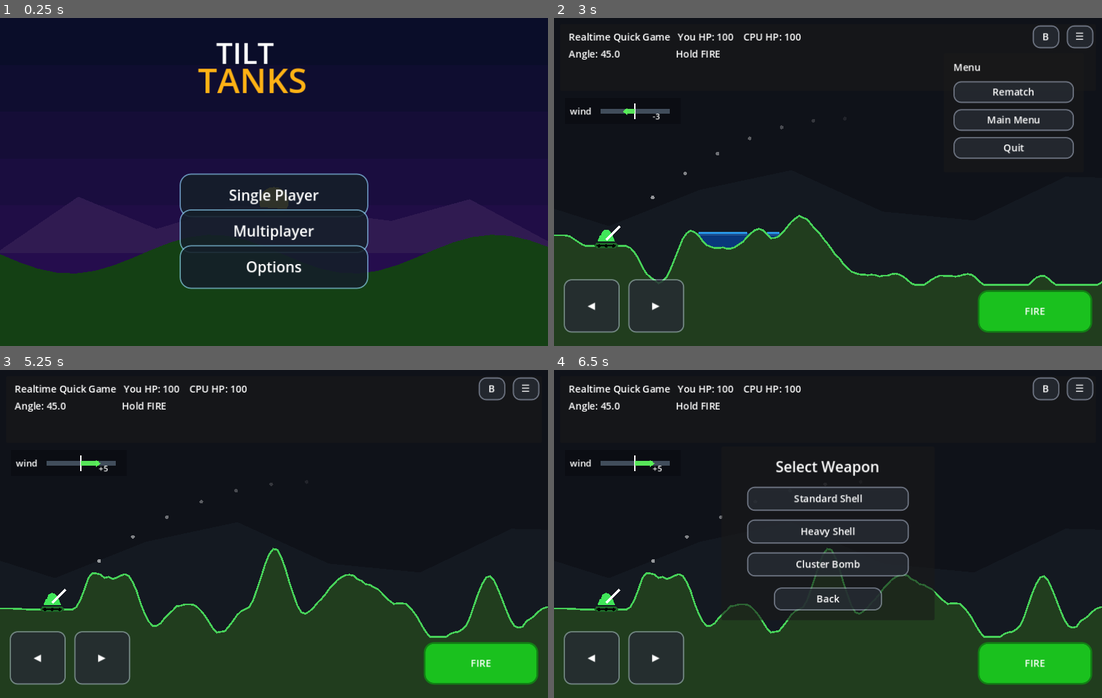
Above: before the commit, frames 1-4 (two rows, left to right).
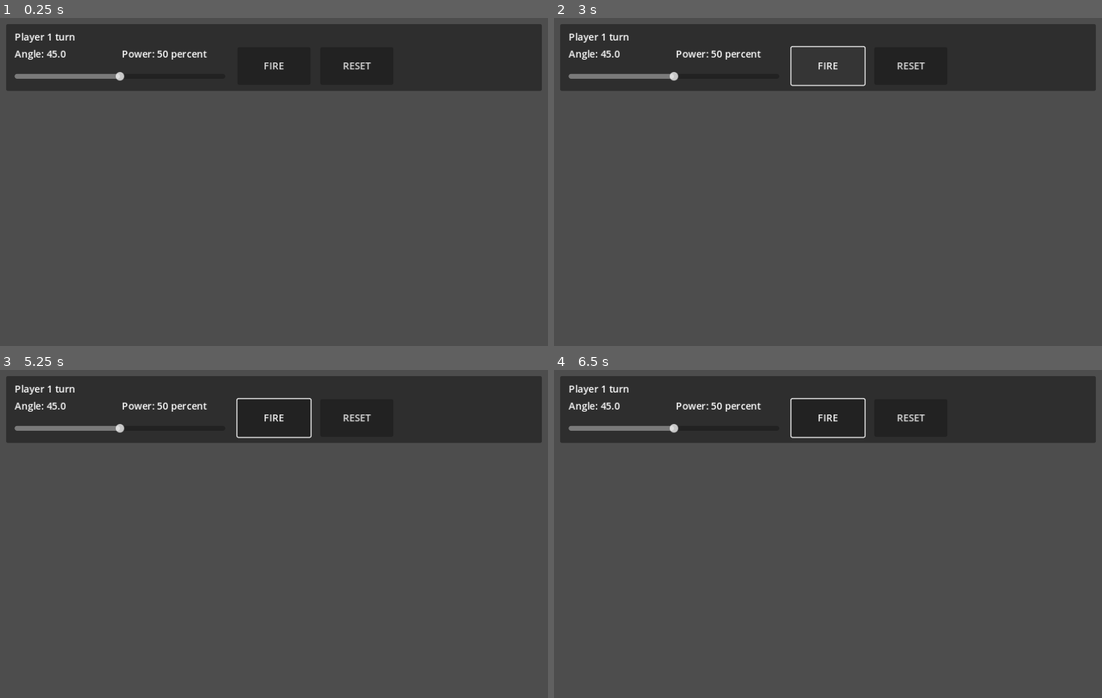
Above: after the commit, the same moments.

Repository: nwrowe/tilt-tanks
Game: Godot game, scene res://scenes/Main.tscn
The game is run twice, just before and just after one commit, with the same random seed, the same clock (stepped at 60 frames per second) and the same inputs.
Inputs (mouse positions are in pixels of both pictures, inside the frame that each line leads up to):
- Up to frame 1 (0.25 s): no input
- Up to frame 2 (3 s): click (828, 195) at 0.5 s, where only the run before the commit has a clickable "Single Player"; click (828, 208) at 1.25 s, where only the run before the commit has a clickable "Quick Game"; click (1080, 37) at 2 s, where only the run before the commit has a clickable "☰"; click "FIRE" at 2.75 s
- Up to frame 3 (5.25 s): click (38, 658) at 3.5 s, where only the run before the commit has a clickable "◀"; click (104, 658) at 4.25 s, where only the run before the commit has a clickable "▶"; click (460, 445) at 5 s, where only the run before the commit has a clickable "Rematch"
- Up to frame 4 (6.5 s): click (1047, 389) at 5.75 s, where only the run before the commit has a clickable "B"

The runs differ from the first frame. In frame 1, 97% of the frame differs, in the area x 0-100%, y 0-100%; in frame 2, 94%; in frame 3, 96%; in frame 4, 95%.
Error after the commit: Parse Error: Could not resolve class "res://scripts/MainHybridModes15.gd". (res://scripts/core/MainGame.gd:1)

Commit message:
Inline MainHybridModes realtime bridge into 4

Diff:
--- a/scripts/MainHybridModes4.gd
+++ b/scripts/MainHybridModes4.gd
@@ -1,11 +1,27 @@
-extends "res://scripts/MainHybridModes.gd"
+extends "res://scripts/MainWithAI2.gd"
 
 # Consolidated compatibility layer while flattening the legacy chain.
-# MainHybridModes3 and MainHybridModes2 compatibility pieces have been folded
-# here while preserving the restored realtime hold-to-charge loop.
+# MainHybridModes, MainHybridModes3, and MainHybridModes2 compatibility pieces
+# have been folded here while preserving the restored realtime hold-to-charge loop.
+
+const GAME_MODE_SINGLE_PLAYER_REALTIME: int = 2
 
 const WIND_DISPLAY_MAX: float = 10.0
 const WIND_METER_MAX_ACCEL: float = MAX_WIND_ACCEL
+
+const RT_PLAYER_FIRE_COOLDOWN_MAX: float = 4.0
+const RT_AI_FIRE_COOLDOWN_MAX: float = 5.6
+const RT_MOVEMENT_ENERGY_MAX: float = 3.0
+const RT_MOVEMENT_RECHARGE_RATE: float = 0.55
+const RT_MOVEMENT_DRAIN_RATE: float = 1.0
+const RT_AI_AIM_ERROR_ANGLE: float = 8.5
+const RT_AI_AIM_ERROR_POWER: float = 14.0
+const RT_AI_SCORE_RANDOMNESS: float = 130.0
+const RT_AI_MOVE_COOLDOWN_MAX: float = 4.0
+const RT_AI_MOVE_CHANCE: float = 0.50
+const RT_AI_MOVE_SPEED: float = 42.0
+const RT_MOVEMENT_EXHAUST_COOLDOWN_MAX: float = 3.0
+const RT_MAX_ACTIVE_PROJECTILES: int = 6
 
 const STEAM_PUFF_LIFETIME: float = 0.95
 const STEAM_PUFF_RISE_SPEED: float = 34.0
@@ -13,20 +29,43 @@
 const STEAM_PUFF_START_RADIUS: float = 4.0
 const STEAM_PUFF_END_RADIUS: float = 13.0
 
-const RT_MOVEMENT_EXHAUST_COOLDOWN_MAX: float = 3.0
-const RT_MAX_ACTIVE_PROJECTILES: int = 6
+var rt_player_fire_cooldown: float = 0.0
+var rt_ai_fire_cooldown: float = 2.2
+var rt_movement_energy: float = RT_MOVEMENT_ENERGY_MAX
+var rt_ai_move_cooldown: float = 1.0
+var rt_ai_target_x: float = 0.0
+var rt_projectile_owner: int = HUMAN_PLAYER_INDEX
+var rt_projectiles: Array[Dictionary] = []
+var rt_movement_exhaust_cooldown: float = 0.0
 
 var steam_puffs: Array[Dictionary] = []
 var steam_spawn_timer: float = 0.0
 var movement_was_overheated: bool = false
-var rt_projectiles: Array[Dictionary] = []
-var rt_movement_exhaust_cooldown: float = 0.0
 
 func _on_mobile_fire_pressed() -> void:
 	return
 
+func _on_quick_game_pressed() -> void:
+	game_mode = GAME_MODE_SINGLE_PLAYER_REALTIME
+	_start_game(true)
+
+func _start_game(is_single_player: bool) -> void:
+	super._start_game(is_single_player)
+	if game_mode == GAME_MODE_SINGLE_PLAYER_REALTIME:
+		_setup_realtime_single_player()
+
 func _setup_realtime_single_player() -> void:
-	super._setup_realtime_single_player()
+	current_player = HUMAN_PLAYER_INDEX
+	rt_player_fire_cooldown = 0.0
+	rt_ai_fire_cooldown = rng.randf_range(2.0, RT_AI_FIRE_COOLDOWN_MAX)
+	rt_movement_energy = RT_MOVEMENT_ENERGY_MAX
+	rt_ai_move_cooldown = rng.randf_range(1.0, RT_AI_MOVE_COOLDOWN_MAX)
+	rt_ai_target_x = tank_positions[AI_PLAYER_INDEX].x
+	angle_deg = player_angles[HUMAN_PLAYER_INDEX]
+	power_percent = player_power_percents[HUMAN_PLAYER_INDEX]
+	power = _power_from_percent(power_percent)
+	if power_slider != null:
+		power_slider.value = power_percent
 	steam_puffs.clear()
 	steam_spawn_timer = 0.0
 	movement_was_overheated = false
@@ -43,6 +82,15 @@
 	rt_projectiles.clear()
 	rt_movement_exhaust_cooldown = 0.0
 
+func _process(delta: float) -> void:
+	if menu_state != MENU_STATE_GAME:
+		queue_redraw()
+		return
+	if game_mode == GAME_MODE_SINGLE_PLAYER_REALTIME:
+		_process_realtime_single_player(delta)
+		return
+	super._process(delta)
+
 func _process_realtime_single_player(delta: float) -> void:
 	if Input.is_key_pressed(KEY_R):
 		reset_match()
@@ -71,6 +119,13 @@
 
 func _update_realtime_fire_charge(delta: float) -> void:
 	return
+
+func _update_realtime_power() -> void:
+	power_percent = float(power_slider.value) if power_slider != null and power_slider.visible else power_percent
+	power = _power_from_percent(power_percent)
+	player_angles[HUMAN_PLAYER_INDEX] = angle_deg
+	player_power_percents[HUMAN_PLAYER_INDEX] = power_percent
+	player_powers[HUMAN_PLAYER_INDEX] = power
 
 func _update_realtime_cooldowns(delta: float) -> void:
 	rt_player_fire_cooldown = maxf(0.0, rt_player_fire_cooldown - delta)
@@ -96,8 +151,35 @@
 		_fire_realtime_projectile(AI_PLAYER_INDEX)
 		rt_ai_fire_cooldown = rng.randf_range(RT_AI_FIRE_COOLDOWN_MAX * 0.75, RT_AI_FIRE_COOLDOWN_MAX * 1.25)
 
+func _choose_realtime_ai_move_target() -> void:
+	if rng.randf() > RT_AI_MOVE_CHANCE:
+		rt_ai_target_x = tank_positions[AI_PLAYER_INDEX].x
+		return
+	var move_options: Array[float] = [-100.0, -55.0, 0.0, 55.0, 100.0]
+	var best_x: float = tank_positions[AI_PLAYER_INDEX].x
+	var best_score: float = INF
+	for offset: float in move_options:
+		var candidate_x: float = clampf(tank_positions[AI_PLAYER_INDEX].x + offset, AI_EDGE_MARGIN, active_world_width - AI_EDGE_MARGIN)
+		if absf(candidate_x - tank_positions[HUMAN_PLAYER_INDEX].x) < AI_MIN_DISTANCE_FROM_HUMAN:
+			continue
+		var candidate_y: float = _ground_y_at_x(candidate_x) - TANK_RADIUS
+		var candidate_pos: Vector2 = Vector2(candidate_x, candidate_y)
+		var shot: Dictionary = _find_ai_shot_from_position(candidate_pos)
+		var score: float = float(shot.get("score", 999999.0)) + absf(offset) * 0.2 + rng.randf_range(0.0, 100.0)
+		if score < best_score:
+			best_score = score
+			best_x = candidate_x
+	rt_ai_target_x = best_x
+
+func _prepare_realtime_ai_shot() -> void:
+	var aim: Dictionary = _find_ai_shot_from_position(tank_positions[AI_PLAYER_INDEX])
+	var chosen_angle: float = float(aim.get("angle", 45.0)) + rng.randf_range(-RT_AI_AIM_ERROR_ANGLE, RT_AI_AIM_ERROR_ANGLE)
+	var chosen_power_percent: float = float(aim.get("power_percent", 55.0)) + rng.randf_range(-RT_AI_AIM_ERROR_POWER, RT_AI_AIM_ERROR_POWER)
+	player_angles[AI_PLAYER_INDEX] = clampf(chosen_angle, MOBILE_MIN_ANGLE, MOBILE_MAX_ANGLE)
+	player_power_percents[AI_PLAYER_INDEX] = clampf(chosen_power_percent, 0.0, 100.0)
+	player_powers[AI_PLAYER_INDEX] = _power_from_percent(player_power_percents[AI_PLAYER_INDEX])
+
 func _update_all_realtime_projectiles(delta: float) -> void:
-	# Compatibility fallback. MainGame.gd owns the active implementation.
 	return
 
 func _camera_target_x() -> float:
@@ -122,6 +204,18 @@
 
 func _draw_realtime_cooldown_widgets() -> void:
 	return
+
+func _update_ui() -> void:
+	if game_mode == GAME_MODE_SINGLE_PLAYER_REALTIME and menu_state == MENU_STATE_GAME:
+		angle_label.text = "Angle: %.1f" % angle_deg
+		power_label.text = "Power: %.0f%%" % power_percent
+		if game_over:
+			var winner: String = "You" if tank_health[AI_PLAYER_INDEX] <= 0 else "Computer"
+			status_label.text = "%s win!  You HP: %d  CPU HP: %d" % [winner, tank_health[HUMAN_PLAYER_INDEX], tank_health[AI_PLAYER_INDEX]]
+		else:
+			status_label.text = "Realtime Quick Game   You HP: %d    CPU HP: %d" % [tank_health[HUMAN_PLAYER_INDEX], tank_health[AI_PLAYER_INDEX]]
+		return
+	super._update_ui()
 
 func _update_steam_puffs(delta: float) -> void:
 	if steam_puffs.is_empty():
@@ -158,7 +252,6 @@
 	var box: Rect2 = Rect2(Vector2(18, 132), Vector2(178, 42))
 	draw_rect(box, Color(0.02, 0.03, 0.04, 0.62), true)
 	draw_rect(box, Color(0.85, 0.90, 1.0, 0.30), false, 1.0)
-
 	var meter_left: float = box.position.x + 46.0
 	var meter_right: float = box.position.x + box.size.x - 18.0
 	var meter_center: float = (meter_left + meter_right) * 0.5
@@ -168,17 +261,14 @@
 	var strength: float = clampf(absf(display_wind) / WIND_DISPLAY_MAX, 0.0, 1.0)
 	var fill_width: float = half_width * strength
 	var bar_color: Color = _wind_strength_color(strength)
-
 	draw_line(Vector2(meter_left, meter_y), Vector2(meter_right, meter_y), Color(0.55, 0.65, 0.75, 0.45), 8.0)
 	draw_line(Vector2(meter_center, meter_y - 13.0), Vector2(meter_center, meter_y + 13.0), Color.WHITE, 2.0)
-
 	if display_wind >= 0.0:
 		draw_line(Vector2(meter_center, meter_y), Vector2(meter_center + fill_width, meter_y), bar_color, 8.0)
 		_draw_small_arrow(Vector2(meter_center + fill_width + 4.0, meter_y), 1.0, bar_color)
 	else:
 		draw_line(Vector2(meter_center, meter_y), Vector2(meter_center - fill_width, meter_y), bar_color, 8.0)
 		_draw_small_arrow(Vector2(meter_center - fill_width - 4.0, meter_y), -1.0, bar_color)
-
 	draw_string(ThemeDB.fallback_font, Vector2(box.position.x + 8.0, box.position.y + 27.0), "W", HORIZONTAL_ALIGNMENT_LEFT, -1, 17, Color.WHITE)
 	draw_string(ThemeDB.fallback_font, Vector2(box.position.x + box.size.x - 48.0, box.position.y + 35.0), "%+.0f" % display_wind, HORIZONTAL_ALIGNMENT_LEFT, -1, 13, Color.WHITE)
 
